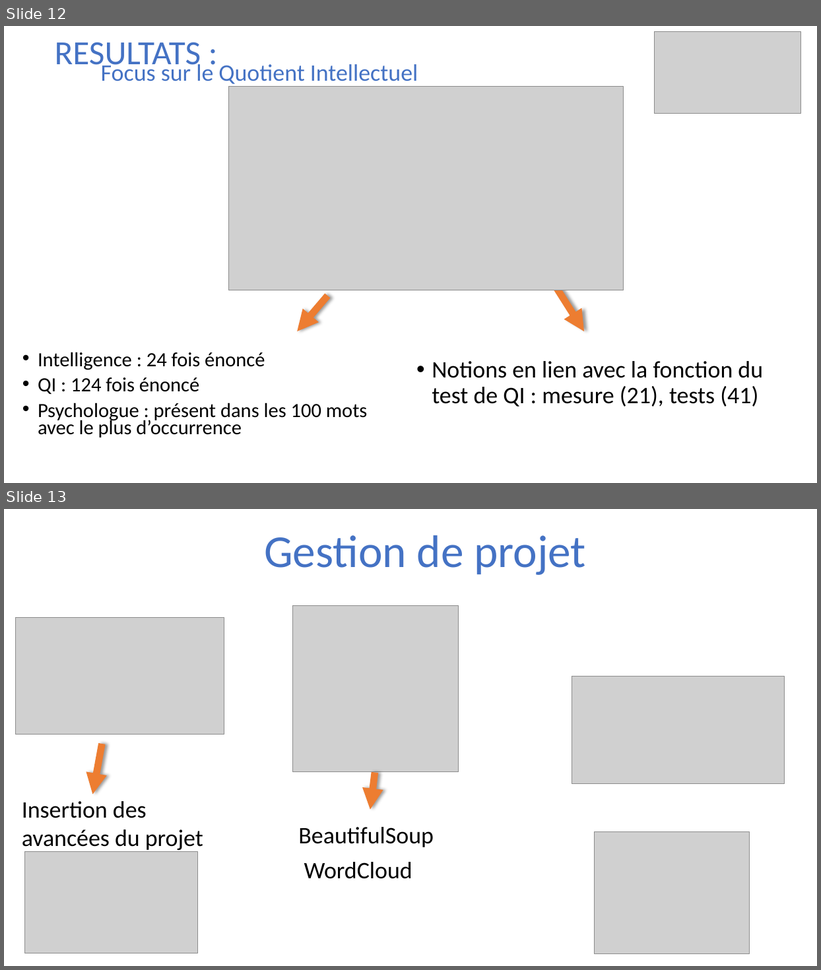
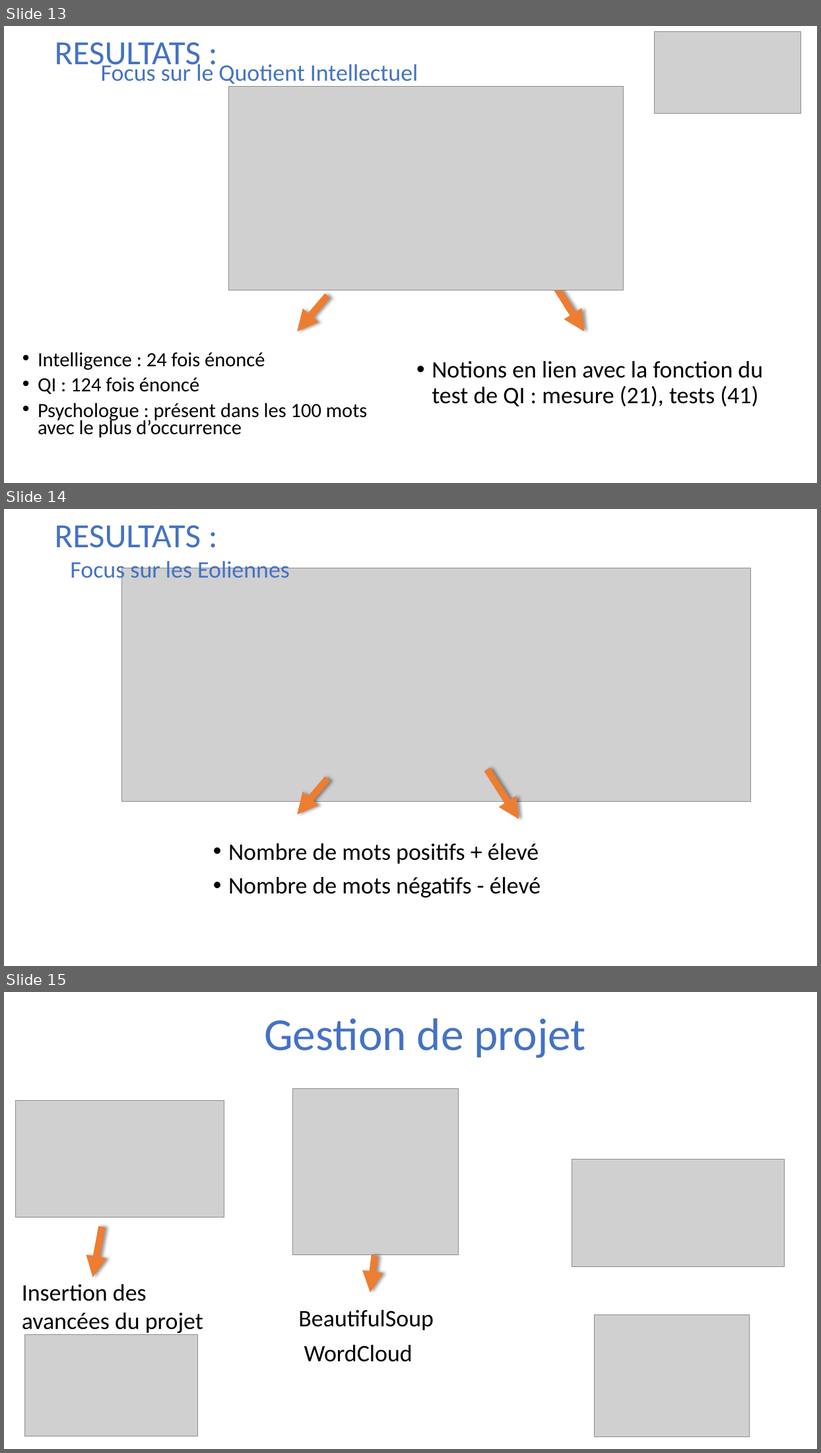
Before and after one commit to konatesouley/Analyse_d_opinion, a slide deck: analyse_textuelle.pptx. Shown one above the other, each under a label of ours: slides 12 and 13 before the commit, slides 13, 14 and 15 after it. The pictures are 821x970 and 821x1453 pixels, drawn with LibreOffice and Linux fonts; fonts in the diff are those of the drawing; grey boxes stand for pictures. Boxes give left, top, right and bottom in pixels: in the first picture for what was removed or moved away, otherwise in the second. Text is boxed around its words. In the diff, an @@ line names an element or a change of style, - is before the commit and + after.

```diff
--- a/analyse_textuelle.pptx
+++ b/analyse_textuelle.pptx
@@ slide 14 added at (x1=4, y1=509, x2=817, y2=966), background #FFFFFF @@
@@ text added at (x1=55, y1=525, x2=201, y2=548), 40 pt, text #4472C4 @@
+RESULTATS :
@@ text added at (x1=70, y1=558, x2=290, y2=584), 28 pt, text #4472C4 @@
+Focus sur les Eoliennes
@@ picture added at (x1=121, y1=568, x2=751, y2=802) @@
@@ arrow added from (328, 779) to (298, 815), #ED7D31 8.25 pt @@
@@ arrow added from (487, 770) to (519, 819), #ED7D31 8.25 pt @@
@@ text added at (x1=228, y1=844, x2=541, y2=898), 28 pt, text #000000 @@
+• Nombre de mots positifs + élevé
+• Nombre de mots négatifs - élevé
@@ what was slide 12 is now slide 13 @@
@@ what was slide 13 is now slide 15 @@
```
Also in this commit, not shown: 1 slide changed, 1 other slide added.
